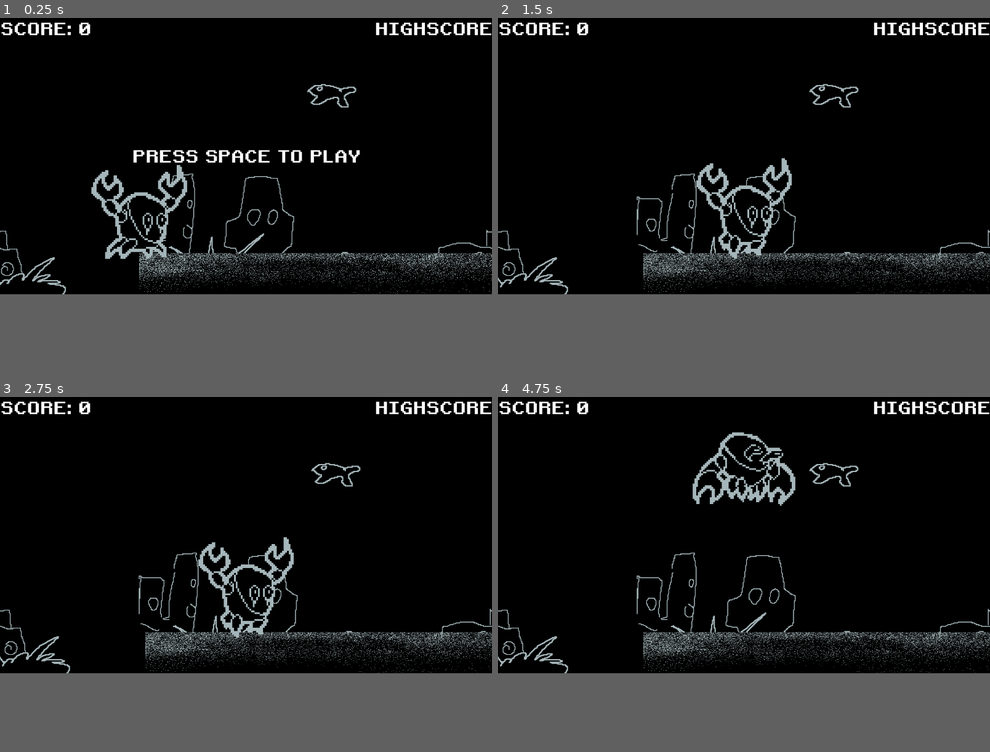
Above: before the commit, frames 1-4 (two rows, left to right).
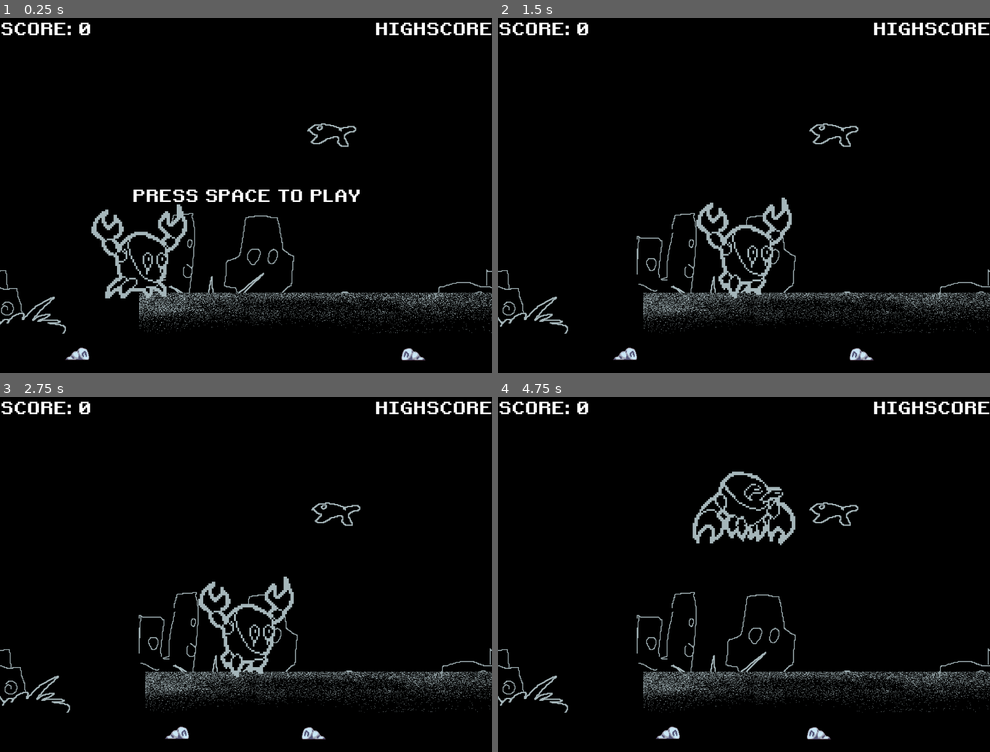
Above: after the commit, the same moments.

Repository: DdeHoog/bit-crab-beat
Game: Godot game, scene res://scenes/main.tscn
Same seed, same stepped clock (60 frames per second), same inputs: the game is played once before the commit and once after it. Sound files missing from this copy of the repository are replaced by a short silence.
Inputs:
- Up to frame 1 (0.25 s): no input
- Up to frame 2 (1.5 s): tap Space (Jump) at 0.5, 0.77 s
- Up to frame 3 (2.75 s): tap Space (Jump) at 1.52 s; hold S (Down) from 2.03 s (still down)
- Up to frame 4 (4.75 s): release S (Down) at 2.78 s; tap Space (Jump) at 3.02, 3.77, 4.52 s; hold S (Down) from 4.28 s (still down)
The window is 799x449 before the commit and 799x577 after it. Grey fills any space a smaller window leaves; there, only what the larger window draws over its background counts as a difference.

The runs differ from the first frame. In frame 1, 11% of the frame differs, in the area x 0-100%, y 18-97%; in frame 2, 9.4%; in frame 3, 9.4%; in frame 4, 9.9%.

Commit message:
Working on heartbeat meter

Diff:
--- a/project.godot
+++ b/project.godot
@@ -13,6 +13,14 @@
 config/name="Bit Crab Beat"
 run/main_scene="uid://fyslyx0wbxu4"
 config/features=PackedStringArray("4.4", "Forward Plus")
+
+[display]
+
+window/size/viewport_height=832
+
+[dotnet]
+
+project/assembly_name="Bit Crab Beat"
 
 [input]
 
--- a/scenes/main.tscn
+++ b/scenes/main.tscn
@@ -8,6 +8,8 @@
 [ext_resource type="PackedScene" uid="uid://bpunnmdbrunrw" path="res://scenes/hud.tscn" id="6_tefeu"]
 [ext_resource type="Script" uid="uid://mry38476ou0" path="res://scripts/conductor.gd" id="7_o6xl0"]
 [ext_resource type="PackedScene" uid="uid://cibifkwfrce7j" path="res://scenes/placeholdername_barrel.tscn" id="8_tipki"]
+[ext_resource type="Texture2D" uid="uid://dkw6thaio0hfe" path="res://assets/img/obstacles/rock.png" id="9_choun"]
+[ext_resource type="Script" uid="uid://bl8rivse758ok" path="res://scripts/BaseMover.gd" id="10_ya4ey"]
 
 [node name="Main" type="Node"]
 script = ExtResource("1_tbgi4")
@@ -15,7 +17,6 @@
 [node name="Bg" parent="." instance=ExtResource("1_sugp2")]
 
 [node name="Bg2" parent="." instance=ExtResource("1_sugp2")]
-visible = true
 
 [node name="Ground" parent="." instance=ExtResource("2_jyhfs")]
 metadata/_edit_group_ = true
@@ -55,6 +56,19 @@
 
 [node name="Camera2D" type="Camera2D" parent="."]
 position = Vector2(576, 324)
+
+[node name="BeatObject_Left" type="Sprite2D" parent="Camera2D"]
+position = Vector2(-520, 371)
+rotation = 3.14159
+scale = Vector2(1, -1)
+texture = ExtResource("9_choun")
+script = ExtResource("10_ya4ey")
+
+[node name="BeatObject_Right" type="Sprite2D" parent="Camera2D"]
+position = Vector2(517, 372)
+texture = ExtResource("9_choun")
+script = ExtResource("10_ya4ey")
+reverse = true
 
 [node name="HUD" parent="." instance=ExtResource("6_tefeu")]
 
@@ -63,137 +77,139 @@
 volume_db = -22.847
 script = ExtResource("7_o6xl0")
 
-[node name="PLACEHOLDERNAME-BARREL11" parent="." instance=ExtResource("8_tipki")]
+[node name="Collidables" type="Node" parent="."]
+
+[node name="PLACEHOLDERNAME-BARREL11" parent="Collidables" instance=ExtResource("8_tipki")]
 position = Vector2(5632, 512)
 
-[node name="PLACEHOLDERNAME-BARREL12" parent="." instance=ExtResource("8_tipki")]
+[node name="PLACEHOLDERNAME-BARREL12" parent="Collidables" instance=ExtResource("8_tipki")]
 position = Vector2(6144, 512)
 
-[node name="PLACEHOLDERNAME-BARREL13" parent="." instance=ExtResource("8_tipki")]
+[node name="PLACEHOLDERNAME-BARREL13" parent="Collidables" instance=ExtResource("8_tipki")]
 position = Vector2(6656, 512)
 
-[node name="PLACEHOLDERNAME-BARREL14" parent="." instance=ExtResource("8_tipki")]
+[node name="PLACEHOLDERNAME-BARREL14" parent="Collidables" instance=ExtResource("8_tipki")]
 position = Vector2(7168, 512)
 
-[node name="PLACEHOLDERNAME-BARREL15" parent="." instance=ExtResource("8_tipki")]
+[node name="PLACEHOLDERNAME-BARREL15" parent="Collidables" instance=ExtResource("8_tipki")]
 position = Vector2(7680, 512)
 
-[node name="PLACEHOLDERNAME-BARREL16" parent="." instance=ExtResource("8_tipki")]
+[node name="PLACEHOLDERNAME-BARREL16" parent="Collidables" instance=ExtResource("8_tipki")]
 position = Vector2(8192, 512)
 
-[node name="PLACEHOLDERNAME-BARREL17" parent="." instance=ExtResource("8_tipki")]
+[node name="PLACEHOLDERNAME-BARREL17" parent="Collidables" instance=ExtResource("8_tipki")]
 position = Vector2(8704, 512)
 
-[node name="PLACEHOLDERNAME-BARREL18" parent="." instance=ExtResource("8_tipki")]
+[node name="PLACEHOLDERNAME-BARREL18" parent="Collidables" instance=ExtResource("8_tipki")]
 position = Vector2(9216, 512)
 
-[node name="PLACEHOLDERNAME-BARREL19" parent="." instance=ExtResource("8_tipki")]
+[node name="PLACEHOLDERNAME-BARREL19" parent="Collidables" instance=ExtResource("8_tipki")]
 position = Vector2(9728, 512)
 
-[node name="PLACEHOLDERNAME-BARREL20" parent="." instance=ExtResource("8_tipki")]
+[node name="PLACEHOLDERNAME-BARREL20" parent="Collidables" instance=ExtResource("8_tipki")]
 position = Vector2(10240, 512)
 
-[node name="PLACEHOLDERNAME-BARREL21" parent="." instance=ExtResource("8_tipki")]
+[node name="PLACEHOLDERNAME-BARREL21" parent="Collidables" instance=ExtResource("8_tipki")]
 position = Vector2(10752, 512)
 
-[node name="PLACEHOLDERNAME-BARREL22" parent="." instance=ExtResource("8_tipki")]
+[node name="PLACEHOLDERNAME-BARREL22" parent="Collidables" instance=ExtResource("8_tipki")]
 position = Vector2(11264, 512)
 
-[node name="PLACEHOLDERNAME-BARREL23" parent="." instance=ExtResource("8_tipki")]
+[node name="PLACEHOLDERNAME-BARREL23" parent="Collidables" instance=ExtResource("8_tipki")]
 position = Vector2(11776, 512)
 
-[node name="PLACEHOLDERNAME-BARREL24" parent="." instance=ExtResource("8_tipki")]
+[node name="PLACEHOLDERNAME-BARREL24" parent="Collidables" instance=ExtResource("8_tipki")]
 position = Vector2(12288, 512)
 
-[node name="PLACEHOLDERNAME-BARREL25" parent="." instance=ExtResource("8_tipki")]
+[node name="PLACEHOLDERNAME-BARREL25" parent="Collidables" instance=ExtResource("8_tipki")]
 position = Vector2(12800, 512)
 
-[node name="PLACEHOLDERNAME-BARREL26" parent="." instance=ExtResource("8_tipki")]
+[node name="PLACEHOLDERNAME-BARREL26" parent="Collidables" instance=ExtResource("8_tipki")]
 position = Vector2(13312, 512)
 
-[node name="PLACEHOLDERNAME-BARREL27" parent="." instance=ExtResource("8_tipki")]
+[node name="PLACEHOLDERNAME-BARREL27" parent="Collidables" instance=ExtResource("8_tipki")]
 position = Vector2(13824, 512)
 
-[node name="PLACEHOLDERNAME-BARREL28" parent="." instance=ExtResource("8_tipki")]
+[node name="PLACEHOLDERNAME-BARREL28" parent="Collidables" instance=ExtResource("8_tipki")]
 position = Vector2(14336, 512)
 
-[node name="PLACEHOLDERNAME-BARREL29" parent="." instance=ExtResource("8_tipki")]
+[node name="PLACEHOLDERNAME-BARREL29" parent="Collidables" instance=ExtResource("8_tipki")]
 position = Vector2(14848, 512)
 
-[node name="PLACEHOLDERNAME-BARREL30" parent="." instance=ExtResource("8_tipki")]
+[node name="PLACEHOLDERNAME-BARREL30" parent="Collidables" instance=ExtResource("8_tipki")]
 position = Vector2(15360, 512)
 
-[node name="PLACEHOLDERNAME-BARREL31" parent="." instance=ExtResource("8_tipki")]
+[node name="PLACEHOLDERNAME-BARREL31" parent="Collidables" instance=ExtResource("8_tipki")]
 position = Vector2(15872, 512)
 
-[node name="PLACEHOLDERNAME-BARREL32" parent="." instance=ExtResource("8_tipki")]
+[node name="PLACEHOLDERNAME-BARREL32" parent="Collidables" instance=ExtResource("8_tipki")]
 position = Vector2(16384, 512)
 
-[node name="PLACEHOLDERNAME-BARREL33" parent="." instance=ExtResource("8_tipki")]
+[node name="PLACEHOLDERNAME-BARREL33" parent="Collidables" instance=ExtResource("8_tipki")]
 position = Vector2(16896, 512)
 
-[node name="PLACEHOLDERNAME-BARREL34" parent="." instance=ExtResource("8_tipki")]
+[node name="PLACEHOLDERNAME-BARREL34" parent="Collidables" instance=ExtResource("8_tipki")]
 position = Vector2(17408, 512)
 
-[node name="PLACEHOLDERNAME-BARREL35" parent="." instance=ExtResource("8_tipki")]
+[node name="PLACEHOLDERNAME-BARREL35" parent="Collidables" instance=ExtResource("8_tipki")]
 position = Vector2(17920, 512)
 
-[node name="PLACEHOLDERNAME-BARREL36" parent="." instance=ExtResource("8_tipki")]
+[node name="PLACEHOLDERNAME-BARREL36" parent="Collidables" instance=ExtResource("8_tipki")]
 position = Vector2(18432, 512)
 
-[node name="PLACEHOLDERNAME-BARREL37" parent="." instance=ExtResource("8_tipki")]
+[node name="PLACEHOLDERNAME-BARREL37" parent="Collidables" instance=ExtResource("8_tipki")]
 position = Vector2(18944, 512)
 
-[node name="PLACEHOLDERNAME-BARREL38" parent="." instance=ExtResource("8_tipki")]
+[node name="PLACEHOLDERNAME-BARREL38" parent="Collidables" instance=ExtResource("8_tipki")]
 position = Vector2(19456, 512)
 
-[node name="PLACEHOLDERNAME-BARREL39" parent="." instance=ExtResource("8_tipki")]
+[node name="PLACEHOLDERNAME-BARREL39" parent="Collidables" instance=ExtResource("8_tipki")]
 position = Vector2(19968, 512)
 
-[node name="PLACEHOLDERNAME-BARREL40" parent="." instance=ExtResource("8_tipki")]
+[node name="PLACEHOLDERNAME-BARREL40" parent="Collidables" instance=ExtResource("8_tipki")]
 position = Vector2(20480, 512)
 
-[node name="PLACEHOLDERNAME-BARREL41" parent="." instance=ExtResource("8_tipki")]
+[node name="PLACEHOLDERNAME-BARREL41" parent="Collidables" instance=ExtResource("8_tipki")]
 position = Vector2(20992, 512)
 
-[node name="PLACEHOLDERNAME-BARREL42" parent="." instance=ExtResource("8_tipki")]
+[node name="PLACEHOLDERNAME-BARREL42" parent="Collidables" instance=ExtResource("8_tipki")]
 position = Vector2(21504, 512)
 
-[node name="PLACEHOLDERNAME-BARREL43" parent="." instance=ExtResource("8_tipki")]
+[node name="PLACEHOLDERNAME-BARREL43" parent="Collidables" instance=ExtResource("8_tipki")]
 position = Vector2(22016, 512)
 
-[node name="PLACEHOLDERNAME-BARREL44" parent="." instance=ExtResource("8_tipki")]
+[node name="PLACEHOLDERNAME-BARREL44" parent="Collidables" instance=ExtResource("8_tipki")]
 position = Vector2(22528, 512)
 
-[node name="PLACEHOLDERNAME-BARREL45" parent="." instance=ExtResource("8_tipki")]
+[node name="PLACEHOLDERNAME-BARREL45" parent="Collidables" instance=ExtResource("8_tipki")]
 position = Vector2(23040, 512)
 
-[node name="PLACEHOLDERNAME-BARREL46" parent="." instance=ExtResource("8_tipki")]
+[node name="PLACEHOLDERNAME-BARREL46" parent="Collidables" instance=ExtResource("8_tipki")]
 position = Vector2(23552, 512)
 
-[node name="PLACEHOLDERNAME-BARREL55" parent="." instance=ExtResource("8_tipki")]
+[node name="PLACEHOLDERNAME-BARREL55" parent="Collidables" instance=ExtResource("8_tipki")]
 position = Vector2(1536, 512)
 
-[node name="PLACEHOLDERNAME-BARREL57" parent="." instance=ExtResource("8_tipki")]
+[node name="PLACEHOLDERNAME-BARREL57" parent="Collidables" instance=ExtResource("8_tipki")]
 position = Vector2(1024, 512)
 
-[node name="PLACEHOLDERNAME-BARREL5" parent="." instance=ExtResource("8_tipki")]
+[node name="PLACEHOLDERNAME-BARREL5" parent="Collidables" instance=ExtResource("8_tipki")]
 position = Vector2(2048, 512)
 
-[node name="PLACEHOLDERNAME-BARREL47" parent="." instance=ExtResource("8_tipki")]
+[node name="PLACEHOLDERNAME-BARREL47" parent="Collidables" instance=ExtResource("8_tipki")]
 position = Vector2(2560, 512)
 
-[node name="PLACEHOLDERNAME-BARREL6" parent="." instance=ExtResource("8_tipki")]
+[node name="PLACEHOLDERNAME-BARREL6" parent="Collidables" instance=ExtResource("8_tipki")]
 position = Vector2(3072, 512)
 
-[node name="PLACEHOLDERNAME-BARREL7" parent="." instance=ExtResource("8_tipki")]
+[node name="PLACEHOLDERNAME-BARREL7" parent="Collidables" instance=ExtResource("8_tipki")]
 position = Vector2(3584, 512)
 
-[node name="PLACEHOLDERNAME-BARREL8" parent="." instance=ExtResource("8_tipki")]
+[node name="PLACEHOLDERNAME-BARREL8" parent="Collidables" instance=ExtResource("8_tipki")]
 position = Vector2(4096, 512)
 
-[node name="PLACEHOLDERNAME-BARREL9" parent="." instance=ExtResource("8_tipki")]
+[node name="PLACEHOLDERNAME-BARREL9" parent="Collidables" instance=ExtResource("8_tipki")]
 position = Vector2(4608, 512)
 
-[node name="PLACEHOLDERNAME-BARREL10" parent="." instance=ExtResource("8_tipki")]
+[node name="PLACEHOLDERNAME-BARREL10" parent="Collidables" instance=ExtResource("8_tipki")]
 position = Vector2(5120, 512)
--- a/scenes/placeholdername_barrel.tscn
+++ b/scenes/placeholdername_barrel.tscn
@@ -1,6 +1,7 @@
-[gd_scene load_steps=3 format=3 uid="uid://cibifkwfrce7j"]
+[gd_scene load_steps=4 format=3 uid="uid://cibifkwfrce7j"]
 
 [ext_resource type="Texture2D" uid="uid://c2na8iq62xim6" path="res://assets/img/obstacles/barrel.png" id="1_mf8ew"]
+[ext_resource type="Script" uid="uid://2pfixp8i3fgw" path="res://scripts/obstacle.gd" id="2_6ges5"]
 
 [sub_resource type="RectangleShape2D" id="RectangleShape2D_6ges5"]
 size = Vector2(100, 104)
@@ -14,3 +15,4 @@
 
 [node name="CollisionShape2D" type="CollisionShape2D" parent="."]
 shape = SubResource("RectangleShape2D_6ges5")
+script = ExtResource("2_6ges5")
--- /dev/null
+++ b/scripts/BaseMover.gd
@@ -0,0 +1,32 @@
+extends Node2D
+
+const MOVE_VELOCITY = 500
+var startPos : int
+var maxMove : int = 500
+var goalPos : int
+var modifier : int = -1
+
+@export_group("Settings")
+@export var reverse:bool = false
+@export var my_var: int = 5
+
+# Called when the node enters the scene tree for the first time.
+func _ready() -> void:
+	startPos = position.x
+	if(reverse):
+		goalPos = startPos+maxMove * -1;
+	else:
+		goalPos = startPos+maxMove;
+
+#Called every frame 'delta' is elapsed time since the previous frame.
+func _process(delta):
+		if (reverse):
+			if (position.x <= goalPos):
+				position.x = startPos
+			else:
+				position.x += MOVE_VELOCITY * delta *-1
+		else:
+			if (position.x >= goalPos):
+				position.x = startPos
+			else:
+				position.x += MOVE_VELOCITY * delta
--- /dev/null
+++ b/scripts/obstacle.gd
@@ -0,0 +1 @@
+extends CollisionShape2D
Not shown, added: assets/img/background/testimg/backgrounds tests1.png.import
Not shown, added: assets/img/background/testimg/backgrounds tests2.png.import
Not shown, added: assets/img/background/testimg/backgrounds tests3.png.import
Not shown, added: assets/img/background/testimg/backgrounds tests4.png.import
Not shown, added: assets/img/background/testimg/backgrounds tests5.png.import
Not shown, added: assets/img/background/testimg/backgrounds tests6.png.import
Not shown, added: assets/img/background/testimg/backgrounds tests7.png.import
Not shown: 1 places in scenes/main.tscn that only renumber resources
Not shown, added: scripts/BaseMover.gd.uid
Not shown, added: scripts/obstacle.gd.uid
